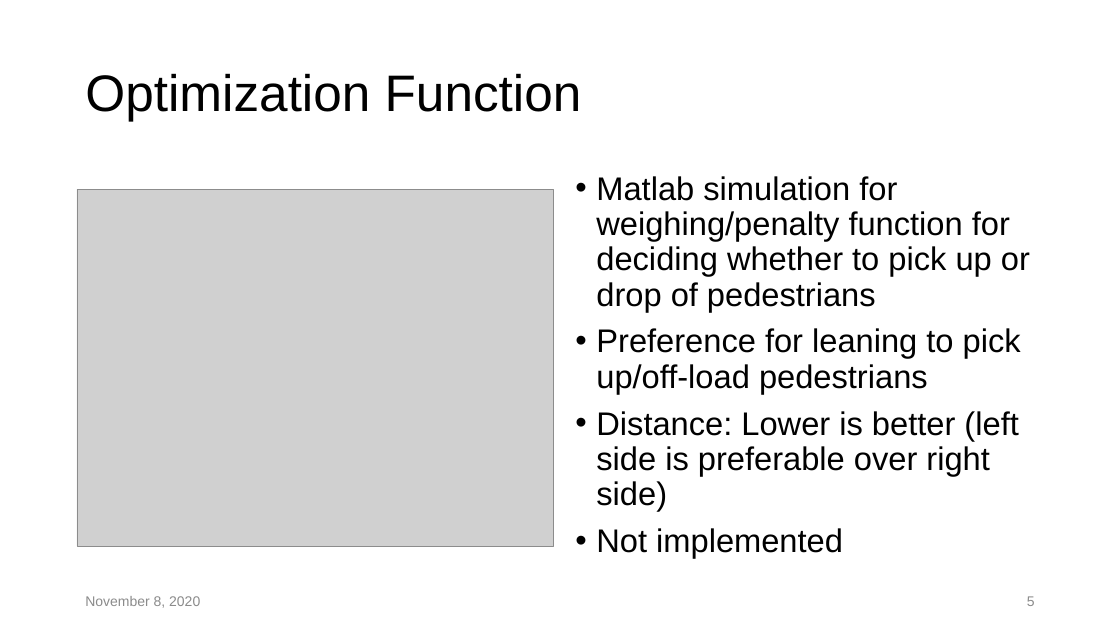
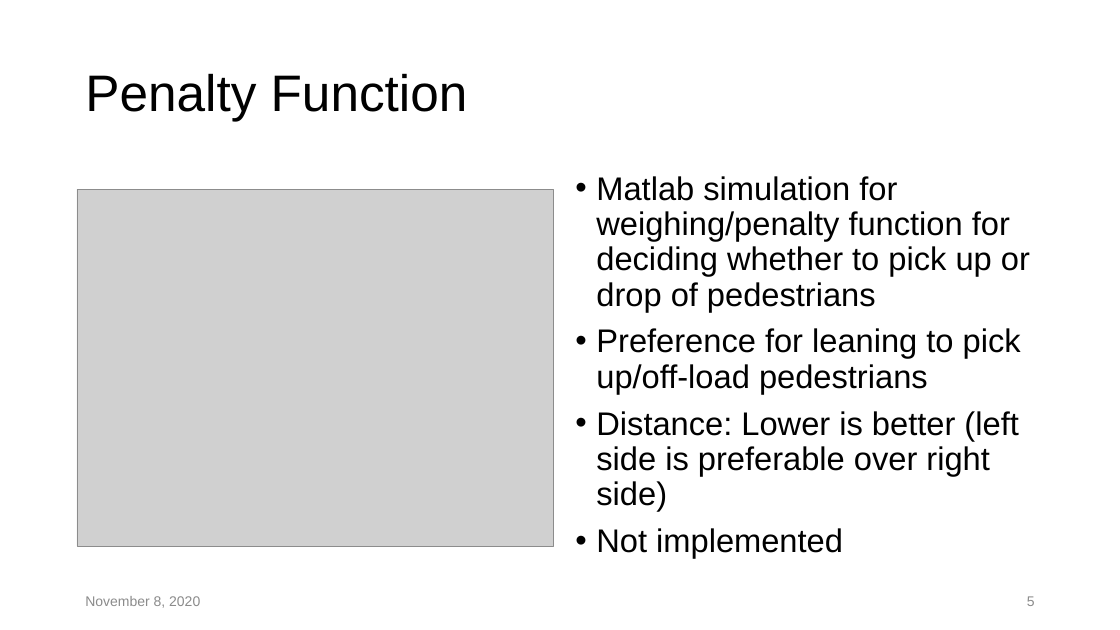
Before and after one commit to ElcaPolyHack2020/team_The_Mushrooms, a slide deck: slide 5 of Additional Files/Presentation The Mushrooms.pptx. Drawn at 1120x630 pixels with LibreOffice and Linux fonts; fonts in the diff are those of the drawing; grey boxes stand for pictures; background and template pictures are left out. Boxes give left, top, right and bottom in pixels: in the first picture for what was removed or moved away, otherwise in the second. Text is boxed around its words. In the diff, an @@ line names an element or a change of style, - is before the commit and + after.

```diff
--- a/Additional Files/Presentation The Mushrooms.pptx
+++ b/Additional Files/Presentation The Mushrooms.pptx
@@ title at (85, 73, 468, 121): text changed @@
-Optimization Function
+Penalty Function
```
Also in this commit, not shown: 1 other slide changed.
